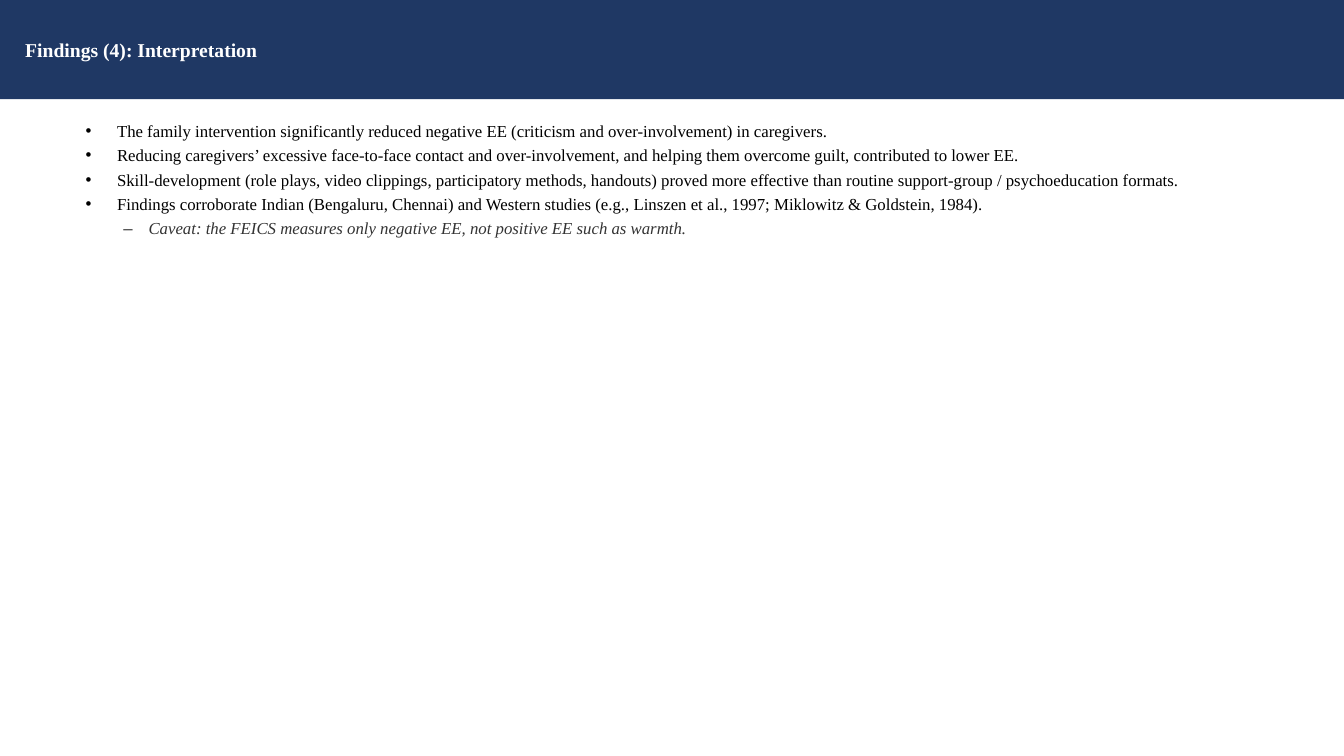
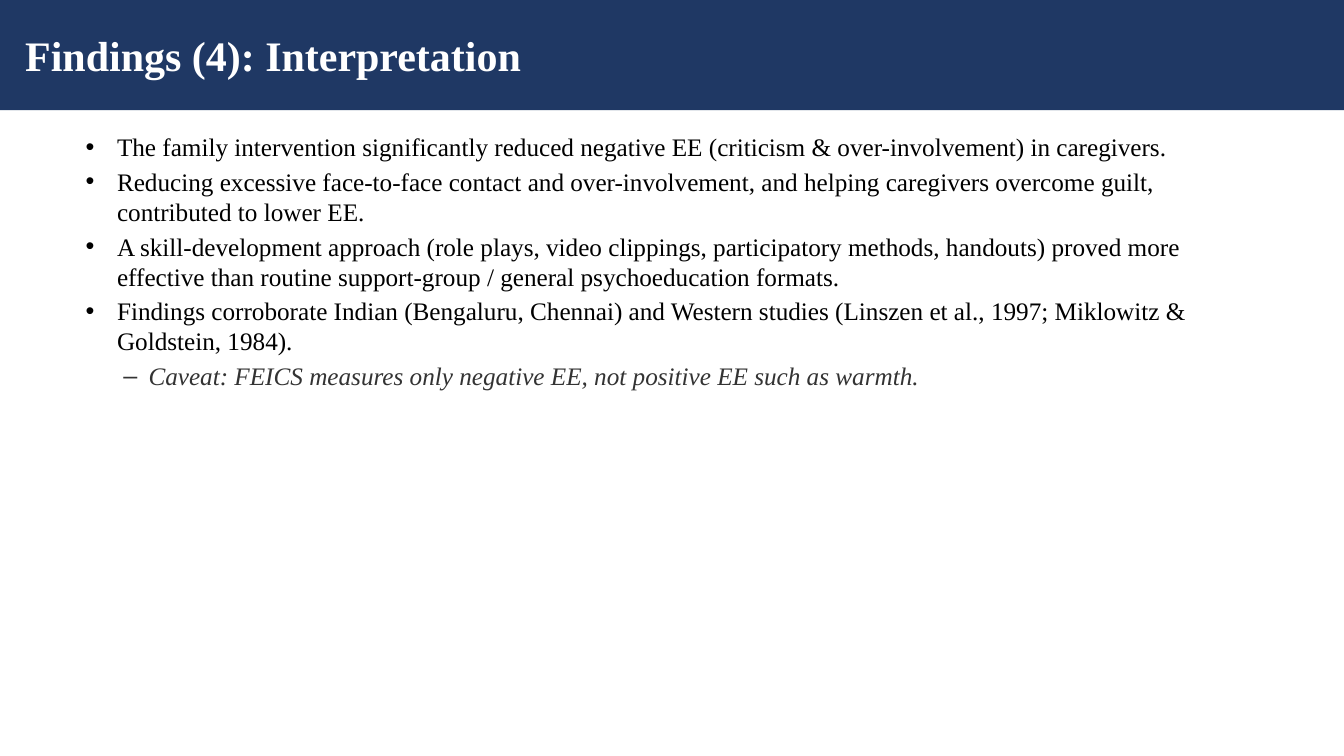
Before and after one commit to tejasdangodra786-byte/Dango-kiro, a slide deck: slide 23 of Family_Intervention_EE_Schizophrenia_JournalClub.pptx. Drawn at 1344x756 pixels with LibreOffice and Linux fonts; fonts in the diff are those of the drawing. Boxes give left, top, right and bottom in pixels: in the first picture for what was removed or moved away, otherwise in the second. Text is boxed around its words. In the diff, an @@ line names an element or a change of style, - is before the commit and + after.

Commit message:
Enhance presentation: larger fonts (18/30/40pt), detailed control vs experimental group slides, richer content

```diff
--- a/Family_Intervention_EE_Schizophrenia_JournalClub.pptx
+++ b/Family_Intervention_EE_Schizophrenia_JournalClub.pptx
@@ rectangle "Findings (4): Interpretation": place and size @@
-rectangle "Findings (4): Interpretation" at [0,0,1344,99]
+rectangle "Findings (4): Interpretation" at [0,0,1344,110]
@@ rectangle "Findings (4): Interpretation" at [0,0,1344,110]: size 14 to 30 pt @@
@@ text at [117,138,1180,391]: text changed; size 12 to 18 pt @@
-• The family intervention significantly reduced negative EE (criticism and over-involvement) in caregivers.
-• Reducing caregivers’ excessive face-to-face contact and over-involvement, and helping them overcome guilt, contributed to lower EE.
-• Skill-development (role plays, video clippings, participatory methods, handouts) proved more effective than routine support-group / psychoeducation formats.
-• Findings corroborate Indian (Bengaluru, Chennai) and Western studies (e.g., Linszen et al., 1997; Miklowitz & Goldstein, 1984).
-– Caveat: the FEICS measures only negative EE, not positive EE such as warmth.
+• The family intervention significantly reduced negative EE (criticism & over-involvement) in caregivers.
+• Reducing excessive face-to-face contact and over-involvement, and helping caregivers overcome guilt, contributed to lower EE.
+• A skill-development approach (role plays, video clippings, participatory methods, handouts) proved more effective than routine support-group / general psychoeducation formats.
+• Findings corroborate Indian (Bengaluru, Chennai) and Western studies (Linszen et al., 1997; Miklowitz & Goldstein, 1984).
+– Caveat: FEICS measures only negative EE, not positive EE such as warmth.
```
Also in this commit, not shown: 25 other slides changed, 2 slides added, 2 slides removed.
